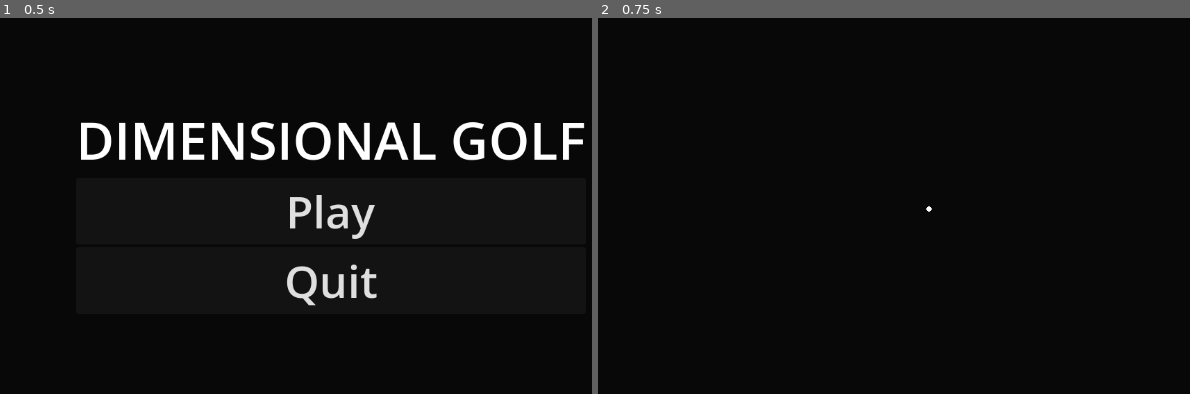
Above: before the commit, frames 1-2 (left to right).
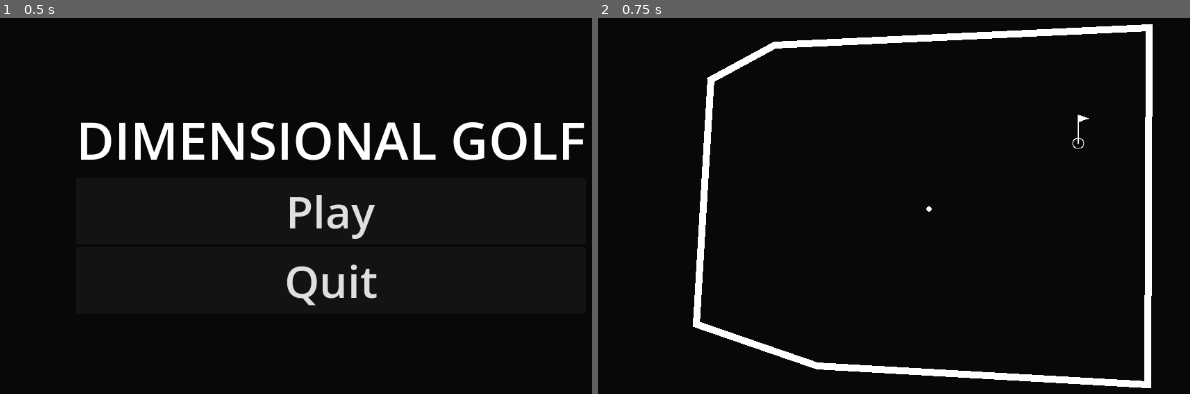
Above: after the commit, the same moments.

Repository: Renovare10/dimensional-golf
Game: Godot game, scene res://ui/MainMenu.tscn
Two runs of this game, one before a commit and one after it. Both use one fixed random seed, a clock stepped at 60 frames per second and the inputs below.
Inputs:
- Up to frame 1 (0.5 s): no input
- Up to frame 2 (0.75 s): click "Play" at 0.5 s

Frame 1 is identical in both runs. In frame 2, 5.2% of the frame differs, in the area x 16-94%, y 1-99%.

Commit message:
Added flag

Diff:
--- a/actors/GolfBall.tscn
+++ b/actors/GolfBall.tscn
@@ -8,9 +8,8 @@
 [sub_resource type="CircleShape2D" id="CircleShape2D_jx5ha"]
 radius = 4.0
 
-[node name="GolfBall" type="RigidBody2D" unique_id=2116400916]
-linear_damp = 0.6
-angular_damp = 1.0
+[node name="GolfBall" type="CharacterBody2D" unique_id=108662463]
+motion_mode = 1
 script = ExtResource("1_aroa1")
 
 [node name="Wcircle" type="Sprite2D" parent="." unique_id=1889161642]
--- a/actors/drag_launcher.gd
+++ b/actors/drag_launcher.gd
@@ -5,16 +5,24 @@
 
 @export var max_power: float = 1200.0
 @export var power_curve: float = 1.5
-@export var drag_distance_for_max: float = 400.0   # pixels from ball center to mouse for 100% power
+@export var drag_distance_for_max: float = 400.0
 
 var is_dragging := false
-var ball: RigidBody2D
+var ball: CharacterBody2D     # ← change type here
 
 func _ready() -> void:
-	ball = get_parent() as RigidBody2D
+	ball = get_parent() as CharacterBody2D
+	# Optional safety check (very useful during development)
+	if not ball:
+		push_error("DragLauncher: parent is not a CharacterBody2D! Got: " + str(get_parent()))
 
 func _input(event: InputEvent) -> void:
-	if ball.linear_velocity.length_squared() > 400:
+	# Early exit if ball reference is missing
+	if not ball:
+		return
+
+	# Now safe to access velocity
+	if ball.velocity.length_squared() > 400:          # ← .velocity instead of .linear_velocity
 		return
 
 	var mouse_pos = get_global_mouse_position()
@@ -24,18 +32,18 @@
 	if event is InputEventMouseButton and event.button_index == MOUSE_BUTTON_LEFT:
 		if event.pressed:
 			is_dragging = true
-			drag_updated.emit(0.0, Vector2.ZERO)  # hide at start
+			drag_updated.emit(0.0, Vector2.ZERO)
 		else:
 			is_dragging = false
-			if vec_from_ball.length() < 5.0:  # tiny threshold to avoid zero-division / no launch
+			if vec_from_ball.length() < 5.0:
 				drag_updated.emit(0.0, Vector2.ZERO)
 				return
 
 			var power_ratio = clamp((vec_from_ball.length() / drag_distance_for_max) * power_curve, 0.0, 1.0)
-			var dir = -vec_from_ball.normalized()  # opposite direction: pull away → shoot toward mouse
+			var dir = -vec_from_ball.normalized()
 			var strength = max_power * power_ratio
 			launch_requested.emit(dir * strength)
-			drag_updated.emit(0.0, Vector2.ZERO)  # hide on release
+			drag_updated.emit(0.0, Vector2.ZERO)
 
 	elif event is InputEventMouseMotion and is_dragging:
 		if vec_from_ball.length() < 5.0:
--- a/actors/golf_ball.gd
+++ b/actors/golf_ball.gd
@@ -1,8 +1,36 @@
-extends RigidBody2D
+extends CharacterBody2D
+
+@export var gravity: float = 0.0
+@export var bounce: float = 0.75
+@export var side_friction: float = 0.98
+@export var ground_friction: float = 0.92
+@export var air_drag: float = 0.99
 
 func _ready() -> void:
 	$DragLauncher.launch_requested.connect(_on_launch)
 	$DragLauncher.drag_updated.connect($AimVisualizer.update_visuals)
 
+func _physics_process(delta: float) -> void:
+	if not is_on_floor():
+		velocity.y += gravity * delta
+
+	velocity *= air_drag
+
+	move_and_slide()
+
+	for i in get_slide_collision_count():
+		var collision = get_slide_collision(i)
+		var normal = collision.get_normal()
+		var dot = velocity.dot(normal)
+		if dot < 0:
+			velocity = velocity.bounce(normal) * bounce
+			velocity *= side_friction
+
+	if is_on_floor():
+		velocity.x *= ground_friction
+
+	if velocity.length_squared() < 10:
+		velocity = Vector2.ZERO
+
 func _on_launch(impulse: Vector2) -> void:
-	apply_central_impulse(impulse)
+	velocity = impulse
--- a/levels/LevelMenu.tscn
+++ b/levels/LevelMenu.tscn
@@ -2,9 +2,20 @@
 
 [ext_resource type="PackedScene" uid="uid://bxlt1jm4afnon" path="res://camera/Camera.tscn" id="1_hym4e"]
 [ext_resource type="PackedScene" uid="uid://dmyjh8yqt7xgn" path="res://actors/GolfBall.tscn" id="2_30ttx"]
+[ext_resource type="PackedScene" uid="uid://5vkn5g6f1cej" path="res://obstacles/Wall.tscn" id="3_30ttx"]
+[ext_resource type="Texture2D" uid="uid://bve6gbcldtlm3" path="res://assets/flag.png" id="4_1fj2u"]
 
 [node name="LevelMenu" type="Node2D" unique_id=1966821203]
 
 [node name="Camera" parent="." unique_id=355739319 instance=ExtResource("1_hym4e")]
 
 [node name="Player" parent="." unique_id=172437237 instance=ExtResource("2_30ttx")]
+
+[node name="Line2D" parent="." unique_id=1492645752 instance=ExtResource("3_30ttx")]
+position = Vector2(-606, -59)
+points = PackedVector2Array(292, -128, 271, 225, 445, 285, 921, 312, 923, -202, 384, -177, 288, -125)
+
+[node name="Flag" type="Sprite2D" parent="." unique_id=1378138758]
+position = Vector2(218, -111)
+scale = Vector2(0.13233158, 0.13233158)
+texture = ExtResource("4_1fj2u")
--- /dev/null
+++ b/obstacles/Wall.tscn
@@ -0,0 +1,10 @@
+[gd_scene format=3 uid="uid://5vkn5g6f1cej"]
+
+[ext_resource type="Script" uid="uid://c0vt25fywfqes" path="res://obstacles/wall.gd" id="1_18pt8"]
+
+[node name="Line2D" type="Line2D" unique_id=1492645752]
+script = ExtResource("1_18pt8")
+
+[node name="StaticBody2D" type="StaticBody2D" parent="." unique_id=1001213361]
+
+[node name="CollisionPolygon2D" type="CollisionPolygon2D" parent="StaticBody2D" unique_id=1765385340]
--- /dev/null
+++ b/obstacles/flag.tscn
@@ -0,0 +1,16 @@
+[gd_scene format=3 uid="uid://3jswqjkbebjp"]
+
+[ext_resource type="Texture2D" uid="uid://bve6gbcldtlm3" path="res://assets/flag.png" id="1_s7dmn"]
+
+[sub_resource type="CircleShape2D" id="CircleShape2D_s7dmn"]
+
+[node name="Flag" type="StaticBody2D" unique_id=1677740083]
+
+[node name="Flag" type="Sprite2D" parent="." unique_id=949009101]
+scale = Vector2(0.13, 0.13)
+texture = ExtResource("1_s7dmn")
+
+[node name="CollisionShape2D" type="CollisionShape2D" parent="." unique_id=1973328580]
+position = Vector2(-3, 16.2)
+scale = Vector2(0.647639, 0.626148)
+shape = SubResource("CircleShape2D_s7dmn")
--- /dev/null
+++ b/obstacles/wall.gd
@@ -0,0 +1,47 @@
+extends Line2D
+
+@export var collision_thickness: float = 0.0  # unused now, but keep for future
+
+var static_body: StaticBody2D
+
+func _ready() -> void:
+	# Create or get StaticBody2D
+	static_body = get_node_or_null("StaticBody2D")
+	if not static_body:
+		static_body = StaticBody2D.new()
+		add_child(static_body)
+		static_body.name = "StaticBody2D"
+		static_body.owner = self.owner  # For scene saving if needed
+
+	update_collision()
+
+	# Optional: call this if points change at runtime
+	# points_changed.connect(update_collision)
+
+func update_collision() -> void:
+	# Clear old collision shapes
+	for child in static_body.get_children():
+		child.queue_free()
+
+	if points.size() < 2:
+		return
+
+	for i in range(points.size() - 1):
+		var shape = CollisionShape2D.new()
+		var segment = SegmentShape2D.new()
+
+		segment.a = points[i]
+		segment.b = points[i + 1]
+
+		shape.shape = segment
+		static_body.add_child(shape)
+		# Optional: shape.position = (segment.a + segment.b) / 2.0  # not needed for segments
+
+	# Optional: add small CircleShape2D at endpoints if you want rounded corners
+	# for end in [points[0], points[points.size()-1]]:
+	#     var cap = CollisionShape2D.new()
+	#     var circle = CircleShape2D.new()
+	#     circle.radius = 6.0  # half your line width
+	#     cap.shape = circle
+	#     cap.position = end
+	#     static_body.add_child(cap)
Binary file added: actors/flag.png
Not shown, added: actors/flag.png.import
Binary file added: assets/flag.png
Not shown, added: assets/flag.png.import
Not shown, added: obstacles/wall.gd.uid
Not shown, added: obstacles/Wall.tscn15001021924.tmp
